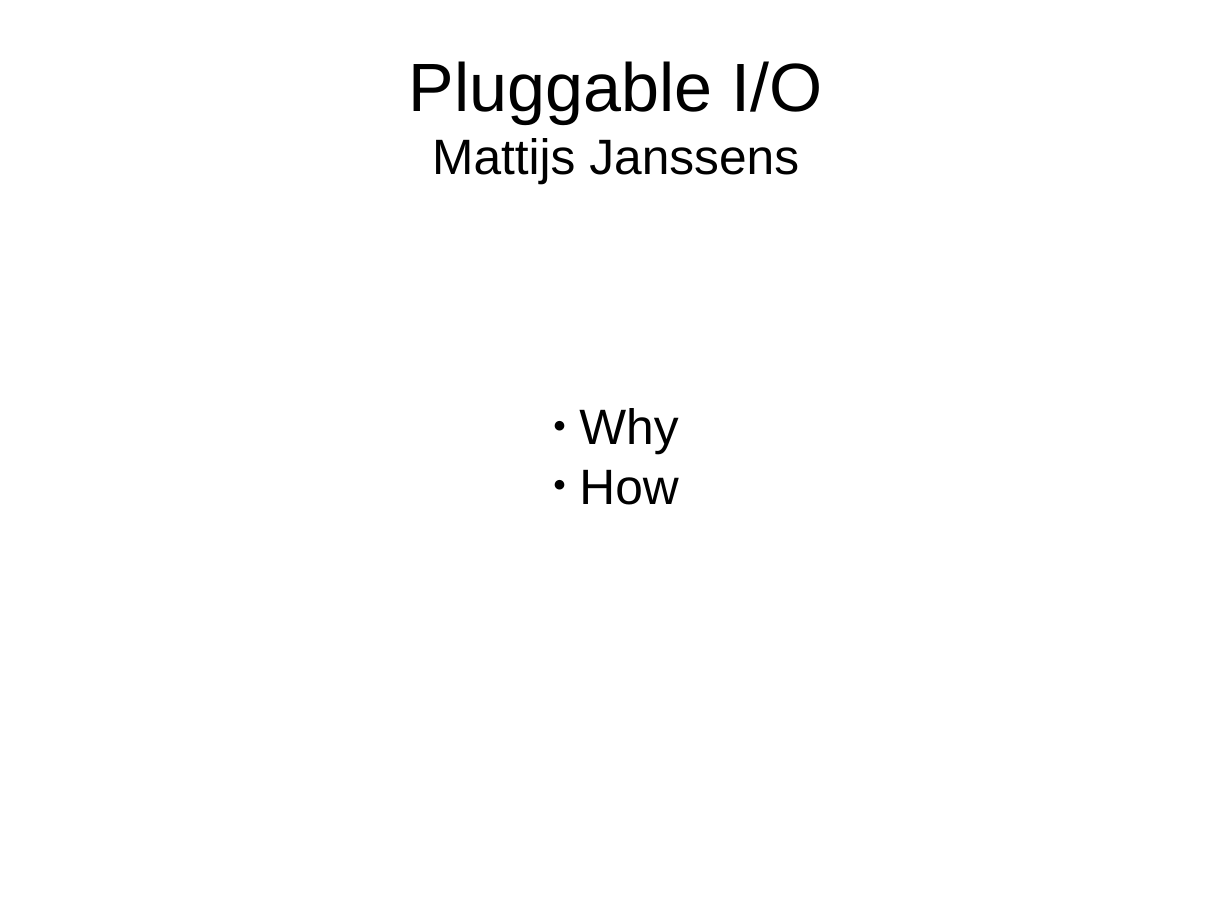
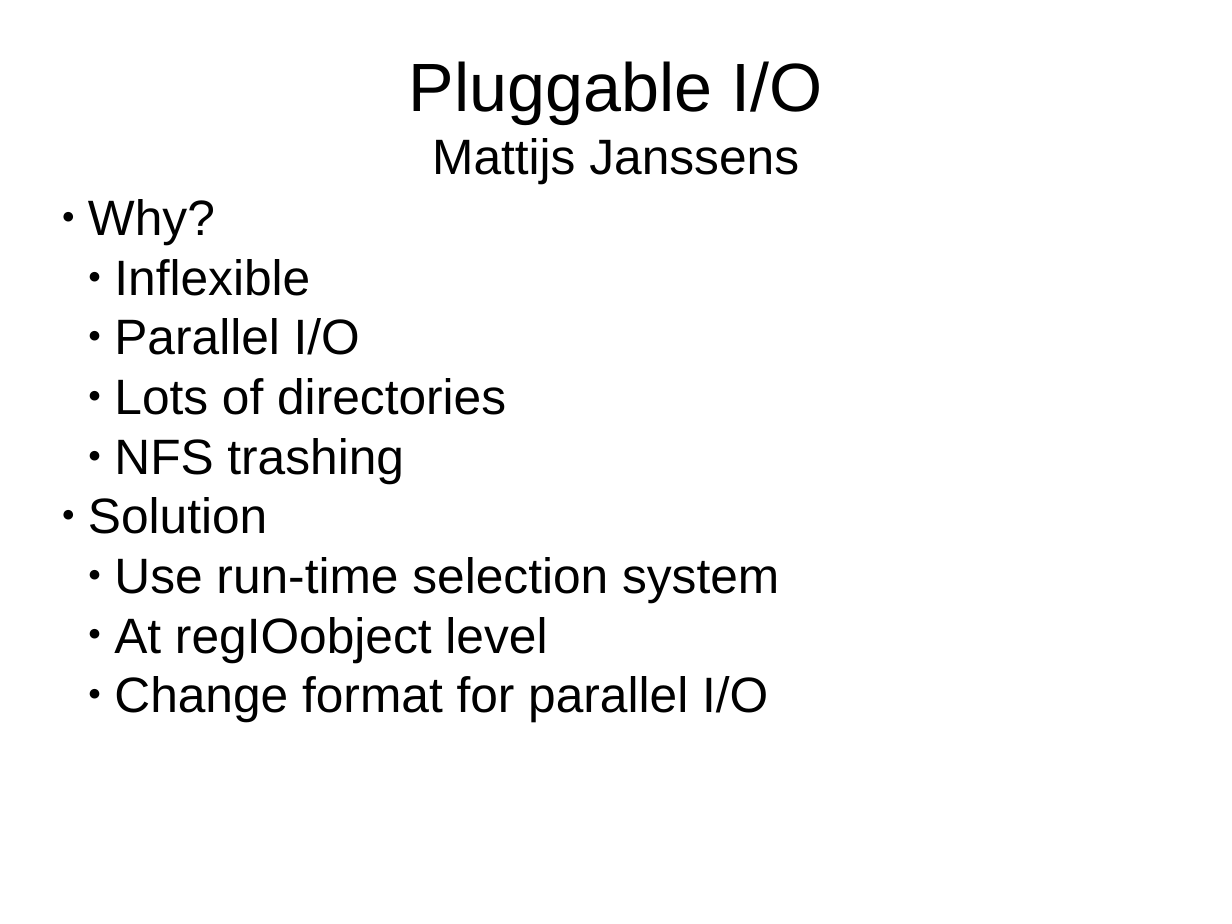
Before and after one commit to mattijsjanssens/mattijs-extensions, a slide deck: slide 1 of doc/Notes/GlobalFile_UGM2017/presentation.odp (slide 2 before the commit). Drawn at 1232x924 pixels with LibreOffice and Linux fonts; fonts in the diff are those of the drawing. Boxes give left, top, right and bottom in pixels: in the first picture for what was removed or moved away, otherwise in the second. Text is boxed around its words. In the diff, an @@ line names an element or a change of style, - is before the commit and + after.

```diff
--- a/doc/Notes/GlobalFile_UGM2017/presentation.odp
+++ b/doc/Notes/GlobalFile_UGM2017/presentation.odp
@@ subtitle at [88, 199, 779, 722]: text changed @@
-● Why
-● How
+● Why?
+  ● Inflexible
+  ● Parallel I/O
+  ● Lots of directories
+  ● NFS trashing
+● Solution
+  ● Use run-time selection system
+  ● At regIOobject level
+  ● Change format for parallel I/O
```
Also in this commit, not shown: 6 other slides changed, 1 slide removed, 1 other file.
